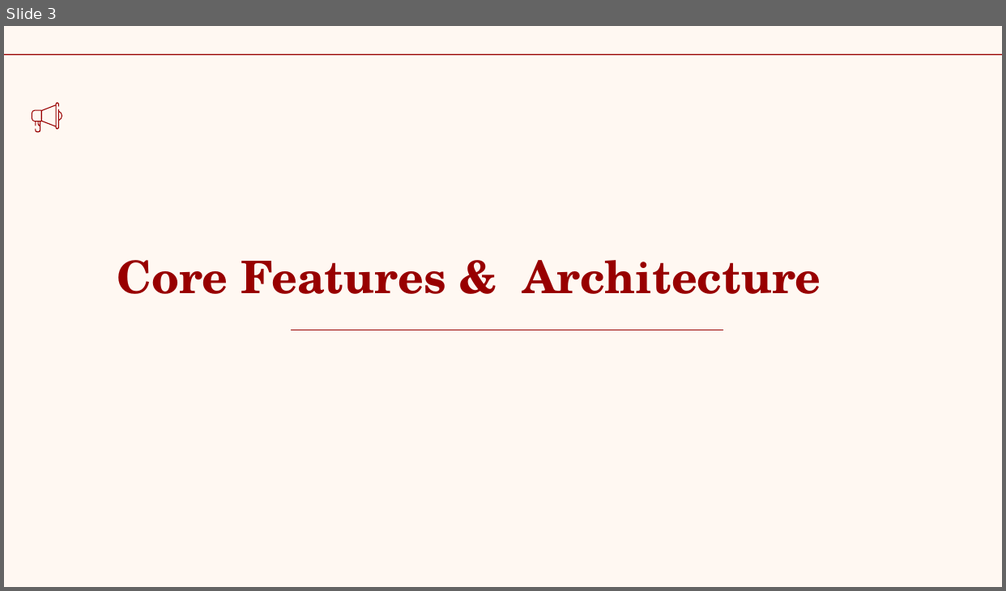
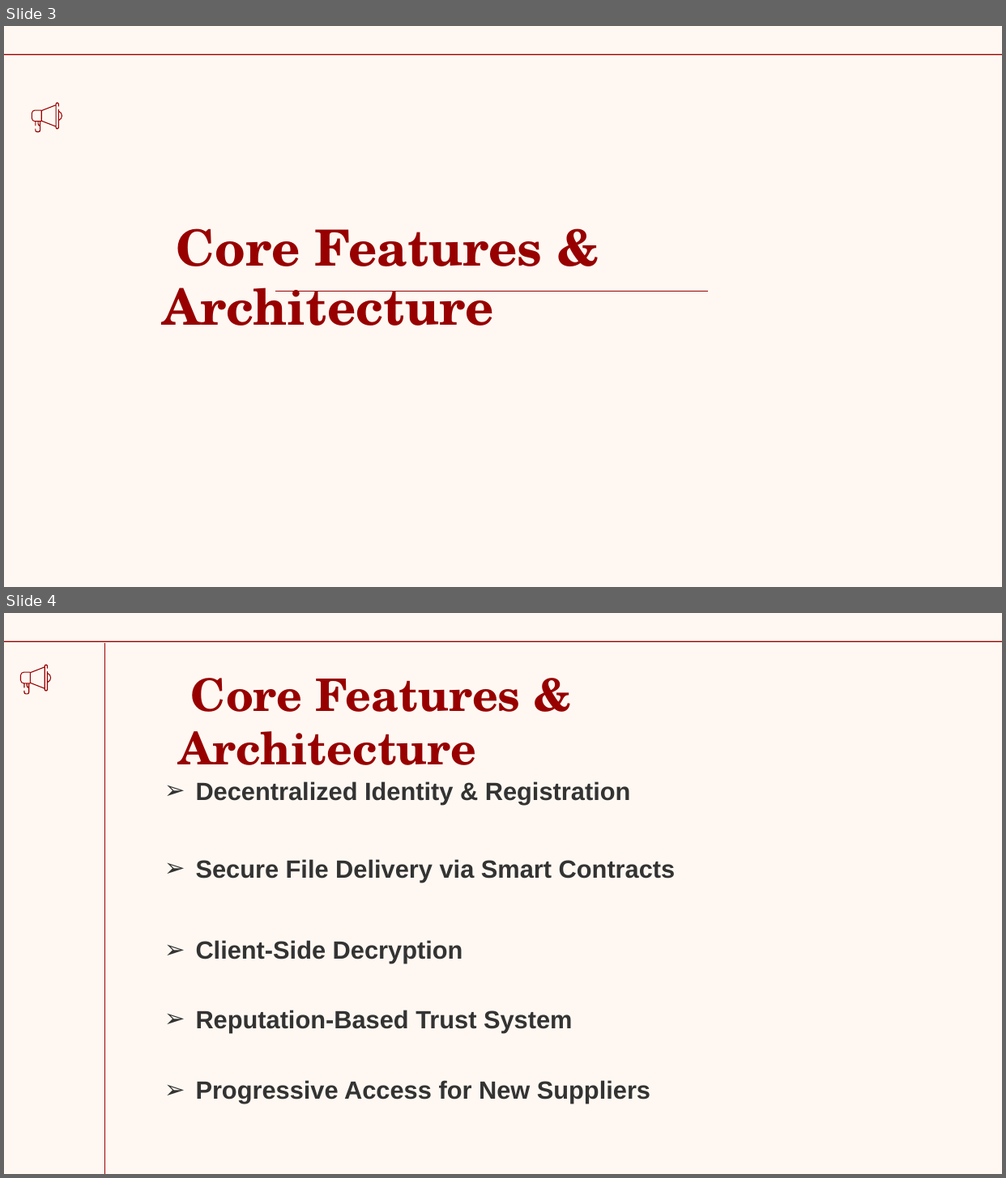
Before and after one commit to stfx86/SupplierMS, a slide deck: overview.pptx. Shown one above the other, each under a label of ours: slide 3 before the commit, slides 3 and 4 after it. The pictures are 1006x591 and 1006x1178 pixels, drawn with LibreOffice and Linux fonts; fonts in the diff are those of the drawing. Boxes give left, top, right and bottom in pixels: in the first picture for what was removed or moved away, otherwise in the second. Text is boxed around its words. In the diff, an @@ line names an element or a change of style, - is before the commit and + after.

```diff
--- a/overview.pptx
+++ b/overview.pptx
@@ slide 4 added at <box>4,613,1002,1174</box>, background #FFF8F2; not listed: 1 template element that a slide beside it also shows @@
@@ line added from (104, 1174) to (104, 643), #980000 0.75 pt @@
@@ freeform shape added at <box>20,664,51,694</box>, fill #980000 @@
@@ title added at <box>179,678,520,765</box>, 32.4 pt, text #980000, bold @@
+Core Features & Architecture
@@ text added at <box>196,781,631,805</box>, 18 pt, text #333333, bold @@
+➢ Decentralized Identity & Registration
@@ text added at <box>196,859,675,883</box>, 18 pt, text #333333, bold @@
+➢ Secure File Delivery via Smart Contracts
@@ text added at <box>196,940,463,964</box>, 18 pt, text #333333, bold @@
+➢ Client-Side Decryption
@@ text added at <box>196,1010,573,1033</box>, 18 pt, text #333333, bold @@
+➢ Reputation-Based Trust System
@@ text added at <box>196,1080,650,1104</box>, 18 pt, text #333333, bold @@
+➢ Progressive Access for New Suppliers
@@ slide 3 changed as well @@
@@ title "Core Features & Architecture": place and size @@
-title "Core Features & Architecture" at <box>117,260,821,294</box>
+title "Core Features & Architecture" at <box>163,228,542,326</box>
@@ title "Core Features & Architecture" at <box>163,228,542,326</box>: size 32.4 to 36 pt @@
@@ line moved from (722, 331) - (291, 331) to (708, 292) - (275, 292) @@
```
Also in this commit, not shown: 14 other slides changed, 9 other slides added, 1 slide removed, 2 other files.
